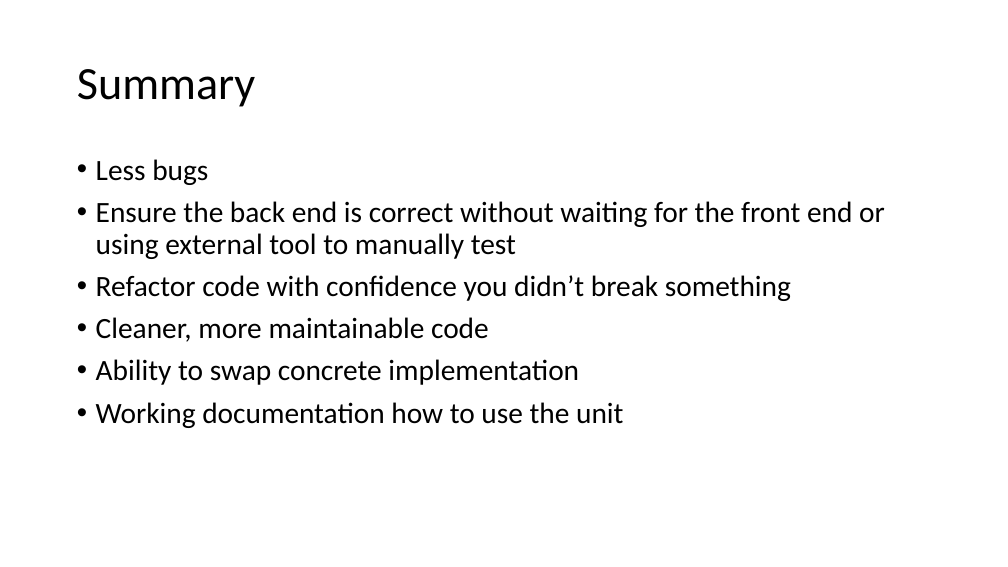
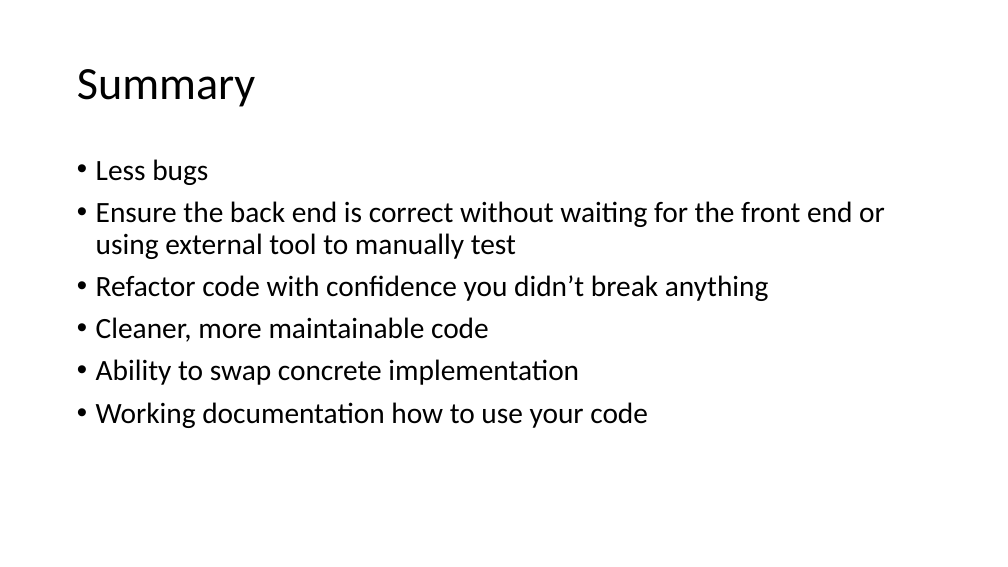
Before and after one commit to johnwpowell/mypizza, a slide deck: slide 14 of DI-Mocking-UnitTesting.pptx (slide 12 before the commit). Drawn at 1008x567 pixels with LibreOffice and Linux fonts; fonts in the diff are those of the drawing. Boxes give left, top, right and bottom in pixels: in the first picture for what was removed or moved away, otherwise in the second. Text is boxed around its words. In the diff, an @@ line names an element or a change of style, - is before the commit and + after.

```diff
--- a/DI-Mocking-UnitTesting.pptx
+++ b/DI-Mocking-UnitTesting.pptx
@@ text at <box>96,275,769,301</box>: text changed @@
-• Refactor code with confidence you didn’t break something
+• Refactor code with confidence you didn’t break anything
@@ text at <box>96,402,648,428</box>: text changed @@
-• Working documentation how to use the unit
+• Working documentation how to use your code
```
Also in this commit, not shown: 6 other slides changed, 2 slides added, 8 other files.
